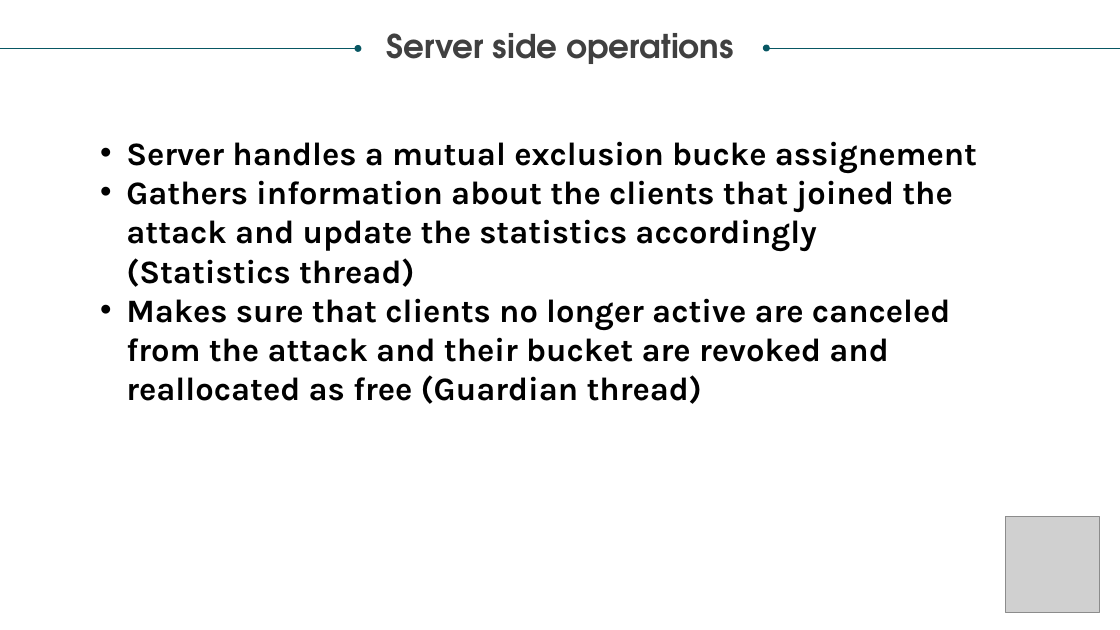
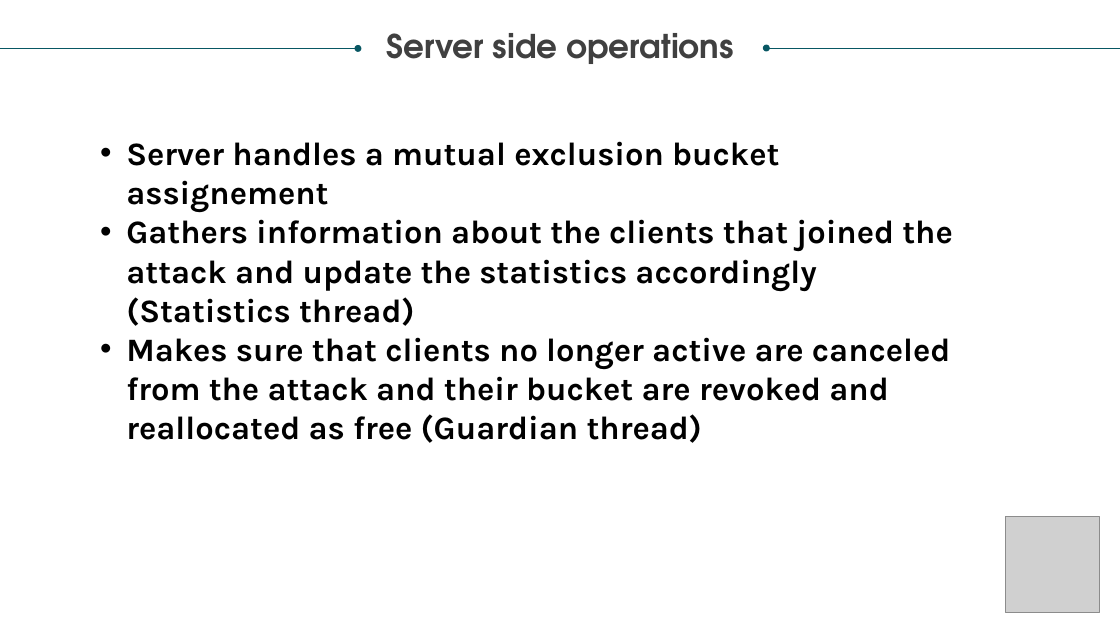
Before and after one commit to PippoGit/DistributedHashBreaker, a slide deck: slide 9 of Distributed Hash-breaker.pptx. Drawn at 1120x630 pixels with LibreOffice and Linux fonts; fonts in the diff are those of the drawing; grey boxes stand for pictures. Boxes give left, top, right and bottom in pixels: in the first picture for what was removed or moved away, otherwise in the second. Text is boxed around its words. In the diff, an @@ line names an element or a change of style, - is before the commit and + after.

Commit message:
ho aggiunto una "t" in bucket in una slide

```diff
--- a/Distributed Hash-breaker.pptx
+++ b/Distributed Hash-breaker.pptx
@@ text at [126, 141, 779, 213]: text changed @@
-• Server handles a mutual exclusion bucke assignement
+• Server handles a mutual exclusion bucket assignement
```
